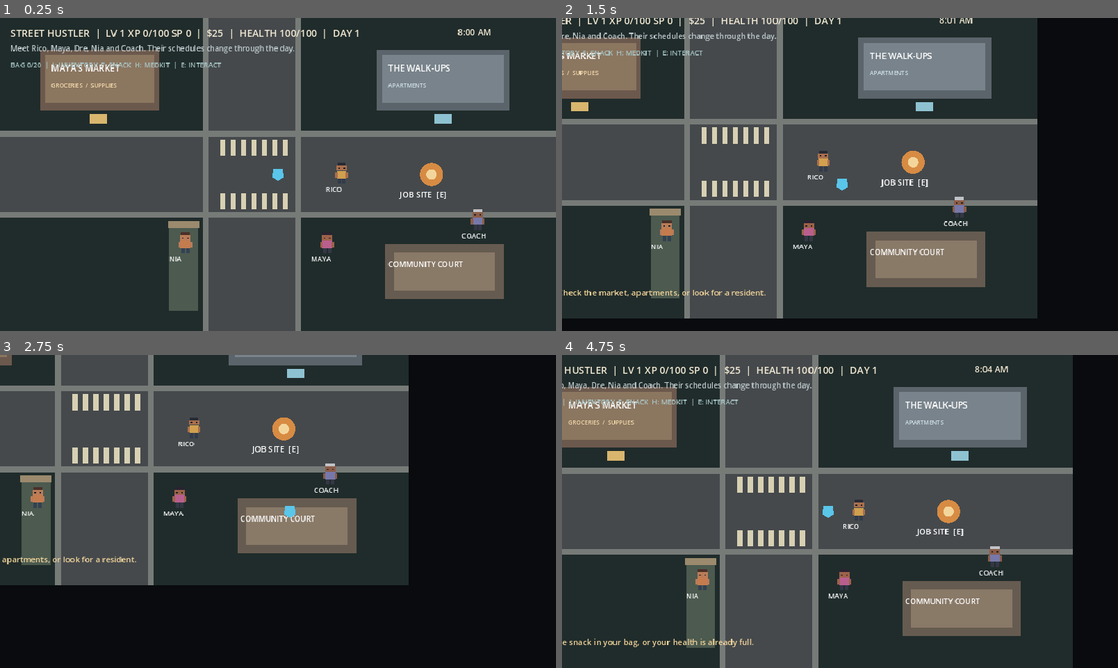
Above: before the commit, frames 1-4 (two rows, left to right).
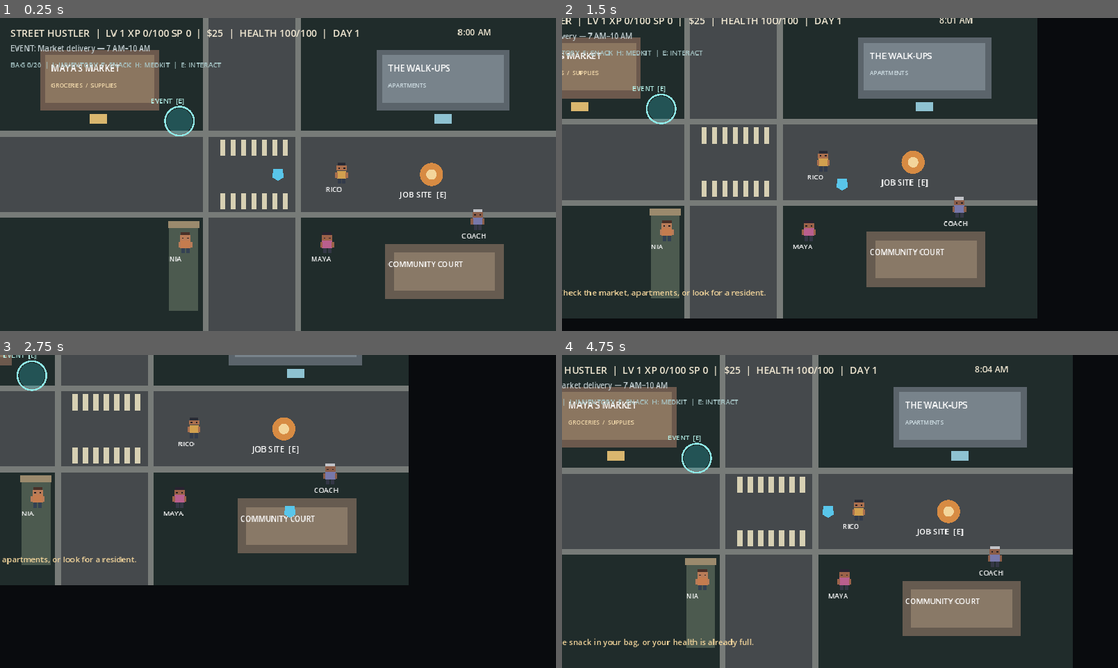
Above: after the commit, the same moments.

Repository: mtecfix/Street-life
Game: Godot game, scene res://scenes/boot/Main.tscn
Same seed, same stepped clock (60 frames per second), same inputs: the game is played once before the commit and once after it.
Inputs:
- Up to frame 1 (0.25 s): no input
- Up to frame 2 (1.5 s): tap Enter at 0.5 s; hold D (move_right) 0.53-1.28 s; hold E (interact) 0.53-1.28 s; tap Space at 0.77 s; hold S (move_down) from 1.28 s (still down); tap Shift at 1.35 s
- Up to frame 3 (2.75 s): tap Space at 1.52 s; release S (move_down) at 2.03 s; hold D (move_right) from 2.03 s (still down); tap 1 at 2.1 s
- Up to frame 4 (4.75 s): release D (move_right) at 2.78 s; hold W (move_up) 2.78-3.53 s; tap 2 at 2.85 s; tap Space at 3.02, 3.77, 4.52 s; hold A (move_left) from 3.53 s (still down); tap 3 at 3.6 s; tap F at 4.35 s

The runs differ from the first frame. In frame 1, 1.0% of the frame differs, in the area x 2-53%, y 8-38%; in frame 2, 0.8%; in frame 3, 0.4%; in frame 4, 0.9%.

Commit message:
Build Sprint 6 dynamic neighborhood events

Diff:
--- a/game/project.godot
+++ b/game/project.godot
@@ -33,4 +33,5 @@
 WorldClock="*res://scripts/autoload/world_clock.gd"
 SceneManager="*res://scripts/autoload/scene_manager.gd"
 SaveManager="*res://scripts/autoload/save_manager.gd"
+EventManager="*res://scripts/autoload/event_manager.gd"
 DebugBridge="*res://scripts/autoload/debug_bridge.gd"
--- a/game/scripts/autoload/event_bus.gd
+++ b/game/scripts/autoload/event_bus.gd
@@ -8,3 +8,4 @@
 signal inventory_changed(item_id: String, new_count: int)
 signal npc_interacted(npc_id: String)
 signal progression_changed(level: int, xp: int, skill_points: int)
+signal world_event_completed(event_id: String, day: int)
--- /dev/null
+++ b/game/scripts/autoload/event_manager.gd
@@ -0,0 +1,89 @@
+extends Node
+
+const DAILY_EVENTS := [
+    {
+        "id": "market_delivery",
+        "title": "Market delivery",
+        "hours": "7 AM–10 AM",
+        "start_hour": 7,
+        "end_hour": 10,
+        "position": Vector2(310, 178),
+        "cash": 12,
+        "xp": 15,
+        "locals_rep": 2,
+        "rivals_rep": 0,
+        "maya_relationship": 2
+    },
+    {
+        "id": "court_pickup",
+        "title": "Community court",
+        "hours": "2 PM–5 PM",
+        "start_hour": 14,
+        "end_hour": 17,
+        "position": Vector2(755, 450),
+        "cash": 18,
+        "xp": 20,
+        "locals_rep": 2,
+        "rivals_rep": 0,
+        "maya_relationship": 0
+    },
+    {
+        "id": "rival_watch",
+        "title": "Rival watch",
+        "hours": "7 PM–10 PM",
+        "start_hour": 19,
+        "end_hour": 22,
+        "position": Vector2(735, 355),
+        "cash": 10,
+        "xp": 20,
+        "locals_rep": 2,
+        "rivals_rep": -2,
+        "maya_relationship": 0
+    }
+]
+
+func get_active_event() -> Dictionary:
+    var hour := WorldClock.get_hour()
+    var day_key := str(GameState.current_day)
+    var daily_completions: Dictionary = GameState.world_flags.get("daily_event_completions", {})
+    var completed_today: Array = daily_completions.get(day_key, [])
+    for event in DAILY_EVENTS:
+        if hour >= int(event["start_hour"]) and hour < int(event["end_hour"]):
+            if completed_today.has(str(event["id"])):
+                return {}
+            return event
+    return {}
+
+func complete_active_event(event_id: String) -> bool:
+    var active_event := get_active_event()
+    if active_event.is_empty() or str(active_event["id"]) != event_id:
+        return false
+
+    var day_key := str(GameState.current_day)
+    var daily_completions: Dictionary = GameState.world_flags.get("daily_event_completions", {}).duplicate(true)
+    var completed_today: Array = daily_completions.get(day_key, []).duplicate()
+    if completed_today.has(event_id):
+        return false
+    completed_today.append(event_id)
+    daily_completions[day_key] = completed_today
+    GameState.world_flags["daily_event_completions"] = daily_completions
+
+    GameState.player_cash += int(active_event["cash"])
+    GameState.award_experience(int(active_event["xp"]))
+    GameState.adjust_reputation("locals", int(active_event["locals_rep"]))
+    GameState.adjust_reputation("rivals", int(active_event["rivals_rep"]))
+    if int(active_event["maya_relationship"]) != 0:
+        GameState.adjust_relationship("maya", int(active_event["maya_relationship"]))
+    EventBus.world_event_completed.emit(event_id, GameState.current_day)
+    SaveManager.save_game()
+    return true
+
+func get_completion_message(event_id: String) -> String:
+    match event_id:
+        "market_delivery":
+            return "Maya: Appreciate the help. +$12, +15 XP, and the neighbors noticed."
+        "court_pickup":
+            return "The court's with you. +$18, +20 XP, and local respect increased."
+        "rival_watch":
+            return "Dre: Good looking out. +$10, +20 XP; rival pressure eased a little."
+    return "Neighborhood event completed."
--- a/game/scripts/world/neighborhood.gd
+++ b/game/scripts/world/neighborhood.gd
@@ -65,6 +65,13 @@
         draw_texture_rect_region(RESIDENT_SHEET, Rect2(npc_position - Vector2(16, 22), Vector2(32, 40)), Rect2(frame * 32, 0, 32, 40))
         draw_string(ThemeDB.fallback_font, npc_position + Vector2(-28, 30), str(npc["name"]), HORIZONTAL_ALIGNMENT_LEFT, -1, 12, Color.WHITE)
 
+    var active_event := EventManager.get_active_event()
+    if not active_event.is_empty():
+        var event_position: Vector2 = active_event["position"]
+        draw_circle(event_position, 22.0, Color(0.18, 0.78, 0.82, 0.25))
+        draw_arc(event_position, 25.0, 0.0, TAU, 32, Color("#8ee8e6"), 3.0)
+        draw_string(ThemeDB.fallback_font, event_position + Vector2(-50, -31), "EVENT  [E]", HORIZONTAL_ALIGNMENT_LEFT, -1, 12, Color("#b8f4ec"))
+
     draw_circle(JOB_SITE, 20, Color("#d78b43"))
     draw_circle(JOB_SITE, 9, Color("#f3d59b"))
     draw_string(ThemeDB.fallback_font, Vector2(690, 310), "JOB SITE  [E]", HORIZONTAL_ALIGNMENT_LEFT, -1, 14, Color.WHITE)
@@ -155,6 +162,16 @@
     if player == null:
         return
     var player_position: Vector2 = player.global_position
+
+    var active_event := EventManager.get_active_event()
+    if not active_event.is_empty() and player_position.distance_to(active_event["position"]) <= NPC_INTERACTION_RANGE:
+        var event_id := str(active_event["id"])
+        if EventManager.complete_active_event(event_id):
+            dialogue_label.text = EventManager.get_completion_message(event_id)
+            queue_redraw()
+        else:
+            dialogue_label.text = "That neighborhood event has already passed."
+        return
 
     if player_position.distance_to(STORE_DOOR) <= NPC_INTERACTION_RANGE:
         GameState.previous_world_position = player_position
@@ -266,7 +283,10 @@
     status_label.text = "STREET HUSTLER  |  LV %d XP %d/%d SP %d  |  $%d  |  HEALTH %d/100  |  DAY %d" % [GameState.player_level, GameState.player_xp, GameState.xp_required_for_next_level(), GameState.skill_points, GameState.player_cash, GameState.player_health, GameState.current_day]
     time_label.text = WorldClock.get_time_string()
     inventory_label.text = "BAG %d/%d  |  I: INVENTORY  F: SNACK  H: MEDKIT  |  E: INTERACT" % [GameState.get_inventory_count(), GameState.INVENTORY_CAPACITY]
-    if GameState.mission_completed and not bool(GameState.world_flags.get("alley_encounter_completed", false)):
+    var active_event := EventManager.get_active_event()
+    if not active_event.is_empty():
+        hint_label.text = "EVENT: %s — %s" % [str(active_event["title"]), str(active_event["hours"])]
+    elif GameState.mission_completed and not bool(GameState.world_flags.get("alley_encounter_completed", false)):
         hint_label.text = "JOB COMPLETE: Talk to Dre after 2 PM to investigate the alley."
     elif GameState.mission_completed:
         hint_label.text = "BLOCK SECURED: Residents know your name. Explore the neighborhood."
Not shown, changed: docs/ROADMAP.md
Not shown, added: docs/SPRINT_6.md
